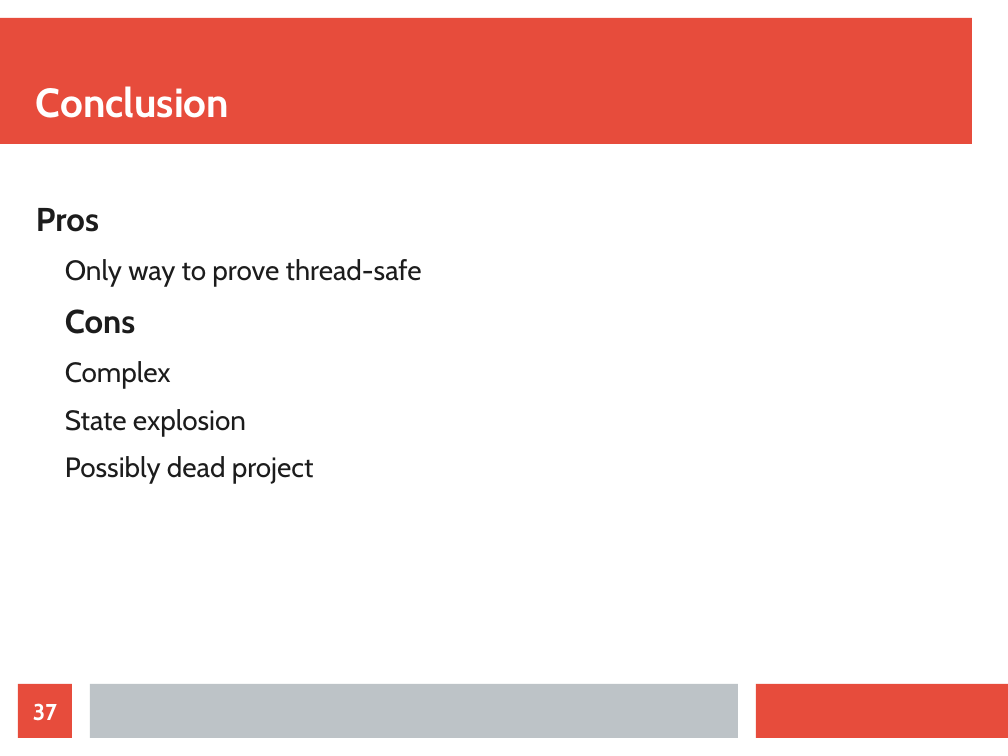
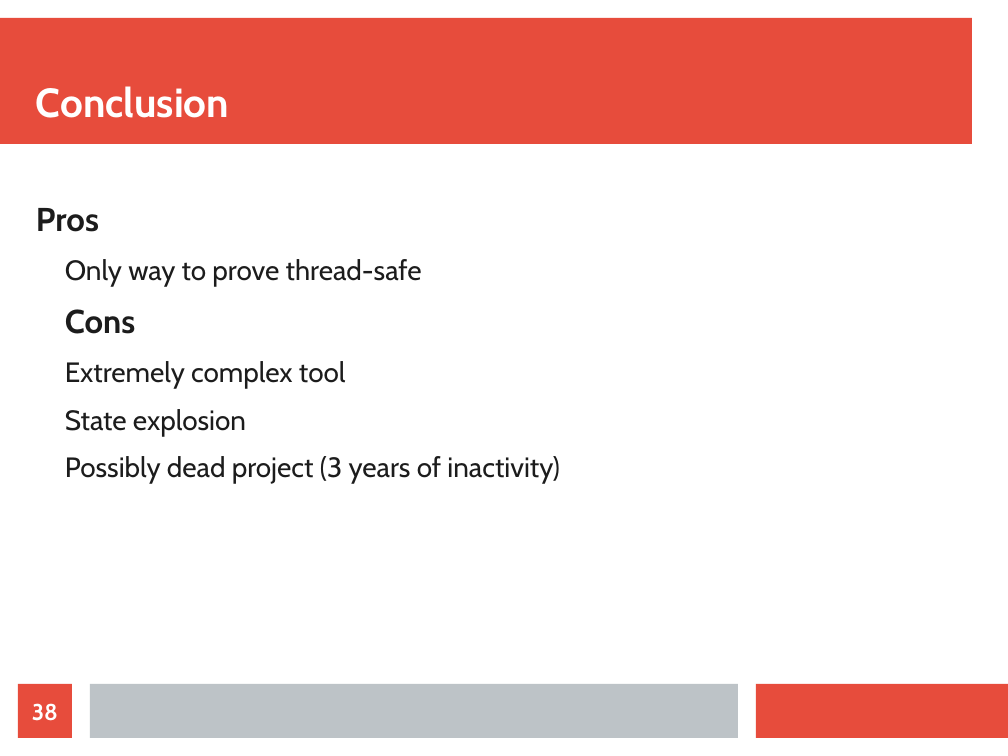
Before and after one commit to jajir/jbtree, a slide deck: slide 38 of jbtree/src/presentation/jbtree-0.2.odp (slide 37 before the commit). Drawn at 1008x756 pixels with LibreOffice and Linux fonts; fonts in the diff are those of the drawing. Boxes give left, top, right and bottom in pixels: in the first picture for what was removed or moved away, otherwise in the second. Text is boxed around its words. In the diff, an @@ line names an element or a change of style, - is before the commit and + after.

Commit message:
presentation changes

```diff
--- a/jbtree/src/presentation/jbtree-0.2.odp
+++ b/jbtree/src/presentation/jbtree-0.2.odp
@@ text at [65, 361, 346, 388]: text changed @@
-  Complex
+  Extremely complex tool
@@ text at [65, 456, 560, 484]: text changed @@
-  Possibly dead project
+  Possibly dead project (3 years of inactivity)
@@ page number at [32, 703, 58, 721]: text changed @@
-37
+38
```
Also in this commit, not shown: 2 other slides changed, 2 slides added, 1 slide removed.
